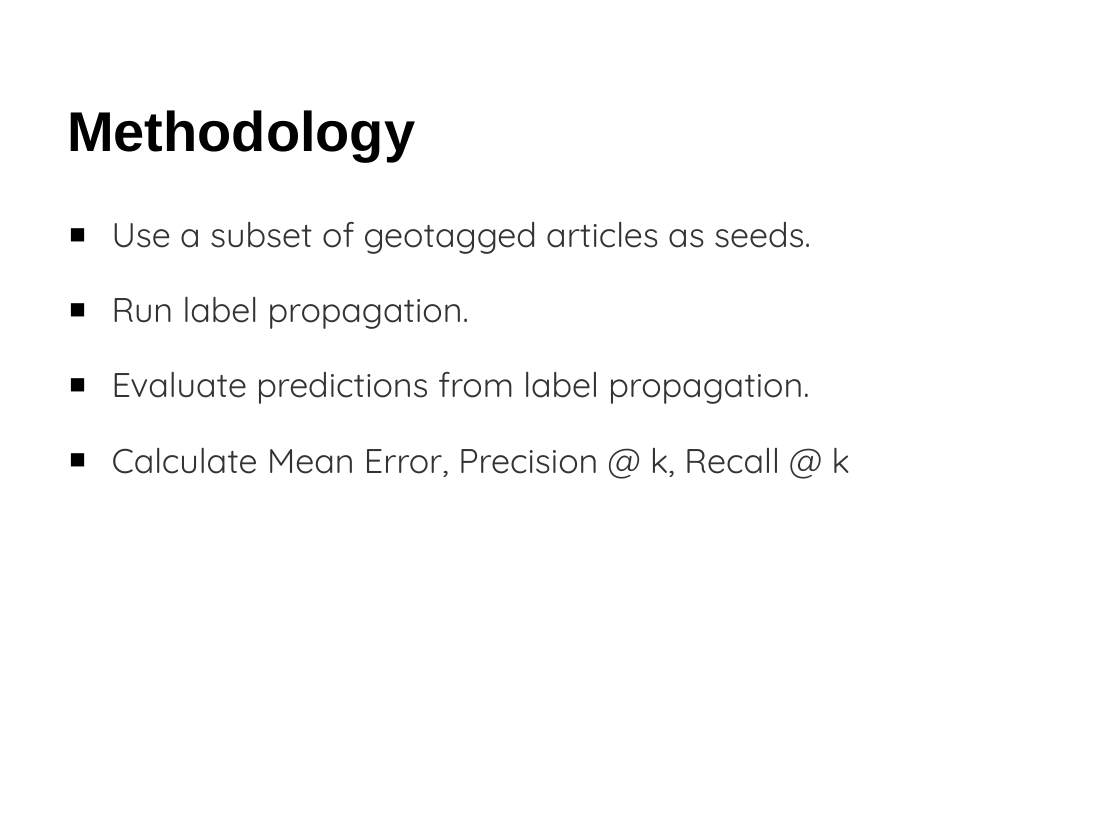
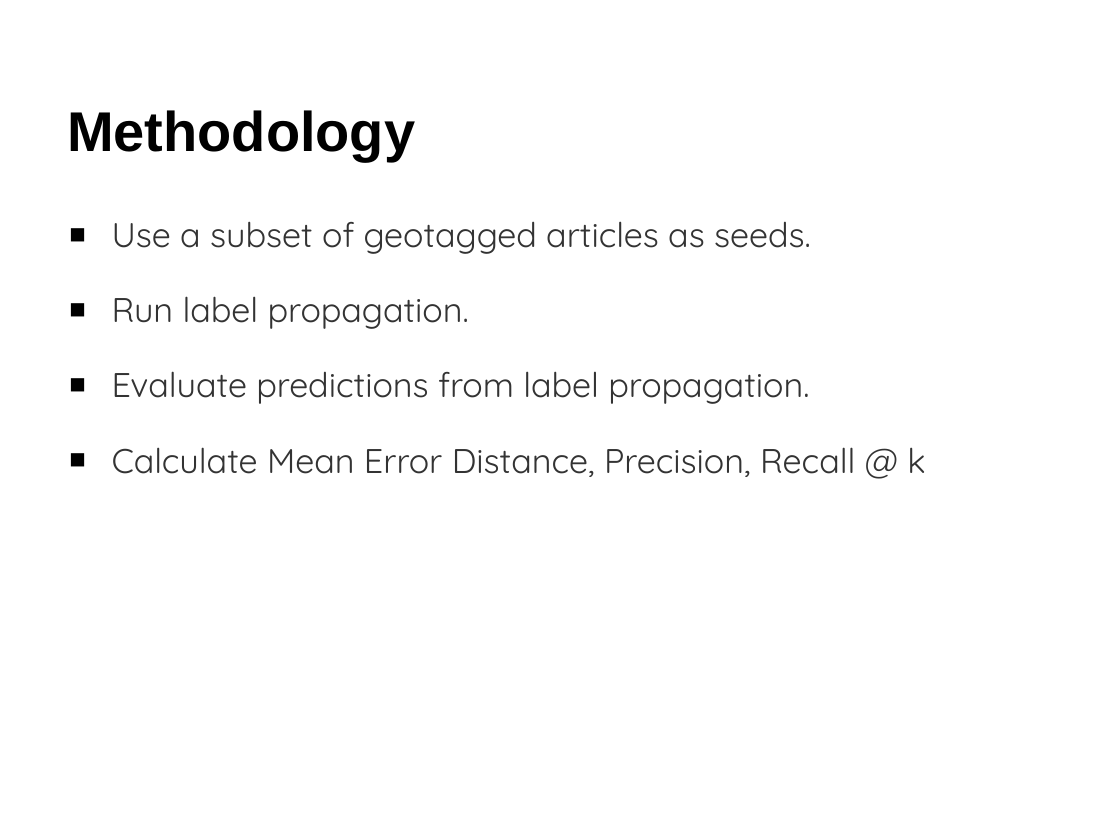
Before and after one commit to raptros/gmm-project-2012, a slide deck: slide 13 of presentation/gmm-2012-presentation.pptx (slide 12 before the commit). Drawn at 1120x840 pixels with LibreOffice and Linux fonts; fonts in the diff are those of the drawing. Boxes give left, top, right and bottom in pixels: in the first picture for what was removed or moved away, otherwise in the second. Text is boxed around its words. In the diff, an @@ line names an element or a change of style, - is before the commit and + after.

```diff
--- a/presentation/gmm-2012-presentation.pptx
+++ b/presentation/gmm-2012-presentation.pptx
@@ text at [112, 447, 925, 477]: text changed @@
-■ Calculate Mean Error, Precision @ k, Recall @ k
+■ Calculate Mean Error Distance, Precision, Recall @ k
```
Also in this commit, not shown: 4 other slides changed, 1 slide added, 1 slide removed.
